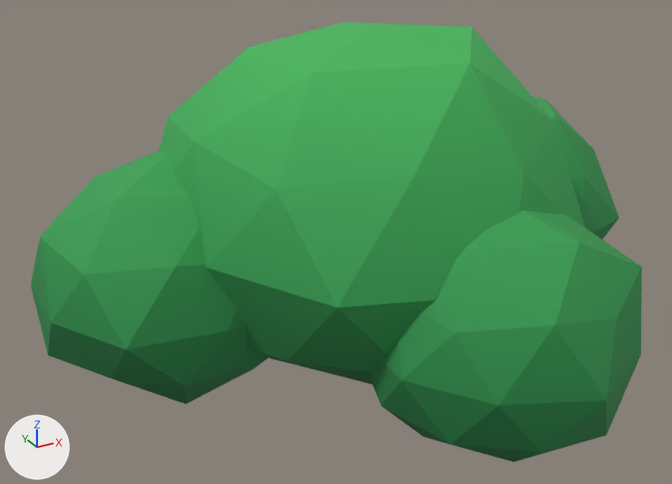
One commit to the glTF model modelos/parque/piezas/arbusto_C.glb: the scene before it, then after it.
The view is the same before and after, from a 50 mm camera at (-1.259, -2.119, 1.443) aimed at (-0.093, 0.001, 0.382). Arrows for +X, +Y and +Z are at lower left; the lights stay in place. The older version comes first.

The scene before the commit, as lines of its bpy script (objects in view):
```python
me_arbusto_c = bpy.data.meshes.new('arbusto_C')
me_arbusto_c.from_pydata(...)  # 210 vertices, 400 faces; spans x -0.89..0.96, y -0.88..0.82, z -0.04..0.97
me_arbusto_c.materials.append(mat_parque)
ob_arbusto_c = bpy.data.objects.new('arbusto_C', me_arbusto_c)
ob_arbusto_c.location = (0.0, 0.0, 0.0)
```
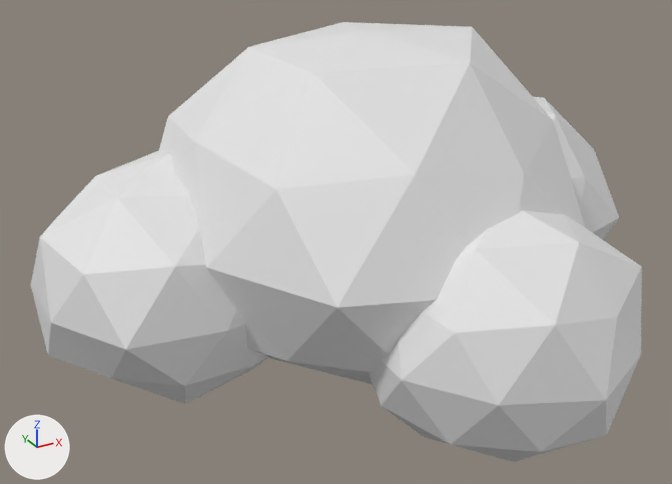
Where the change shows, as pixel boxes (x1, y1, x2, y2) in the pictures (672 x 484 px):
'arbusto_C', recoloured (green to white): (31, 22, 642, 462) in both

Edits to the bpy script that builds the scene:
```text
Change me_arbusto_c:
    where me_arbusto_c.from_pydata(...)  # 210 vertices, 400 faces; spans x -0.89..0.96, y -0.88..0.82, z -0.04..0.97
    remove me_arbusto_c.materials.append(mat_parque)
```
